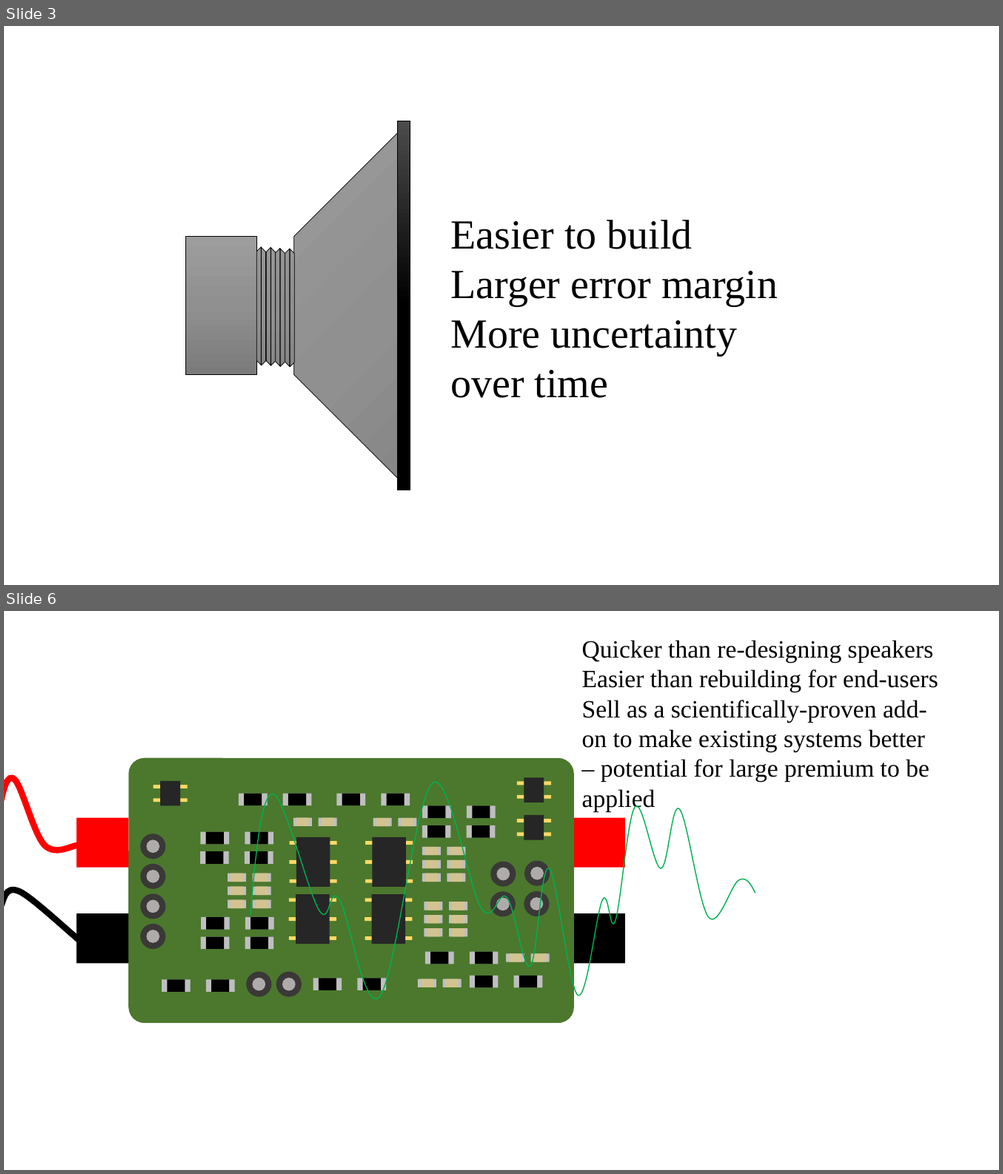
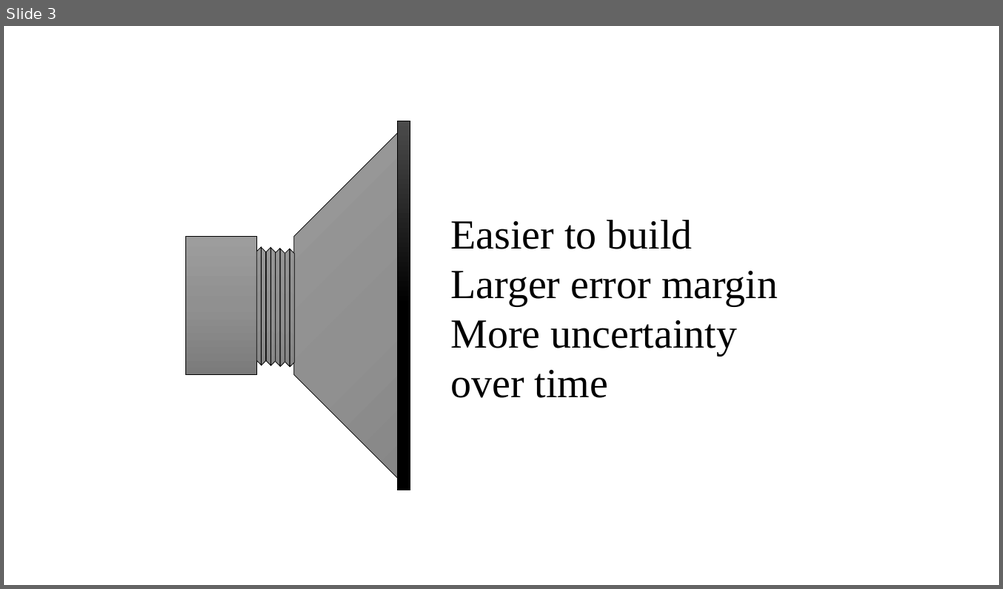
Before and after one commit to spez1998/3rd-year-project, a slide deck: Deliverables/EngagementVideo/storyboard.pptx. Shown one above the other, each under a label of ours: slides 3 and 6 before the commit, slide 3 after it; the slides between them are not shown. The pictures are 1003x1174 and 1003x589 pixels, drawn with LibreOffice and Linux fonts; fonts in the diff are those of the drawing. Boxes give left, top, right and bottom in pixels: in the first picture for what was removed or moved away, otherwise in the second. Text is boxed around its words. In the diff, an @@ line names an element or a change of style, - is before the commit and + after.

```diff
--- a/Deliverables/EngagementVideo/storyboard.pptx
+++ b/Deliverables/EngagementVideo/storyboard.pptx
@@ slide 6 removed at box(4, 611, 999, 1170), background #FFFFFF @@
@@ text removed at box(582, 640, 938, 812) @@
-Quicker than re-designing speakers
-Easier than rebuilding for end-users
-Sell as a scientifically-proven add-on to make existing systems better – potential for large premium to be applied
@@ freeform shape removed at box(250, 783, 755, 999) @@
@@ group removed at box(4, 758, 625, 1024): 147 rectangles, 20 ellipses, 2 freeform shapes, 1 rounded rectangle @@
```
Also in this commit, not shown: 1 slide changed, 3 slides added, 2 other slides removed, 3 other files.
